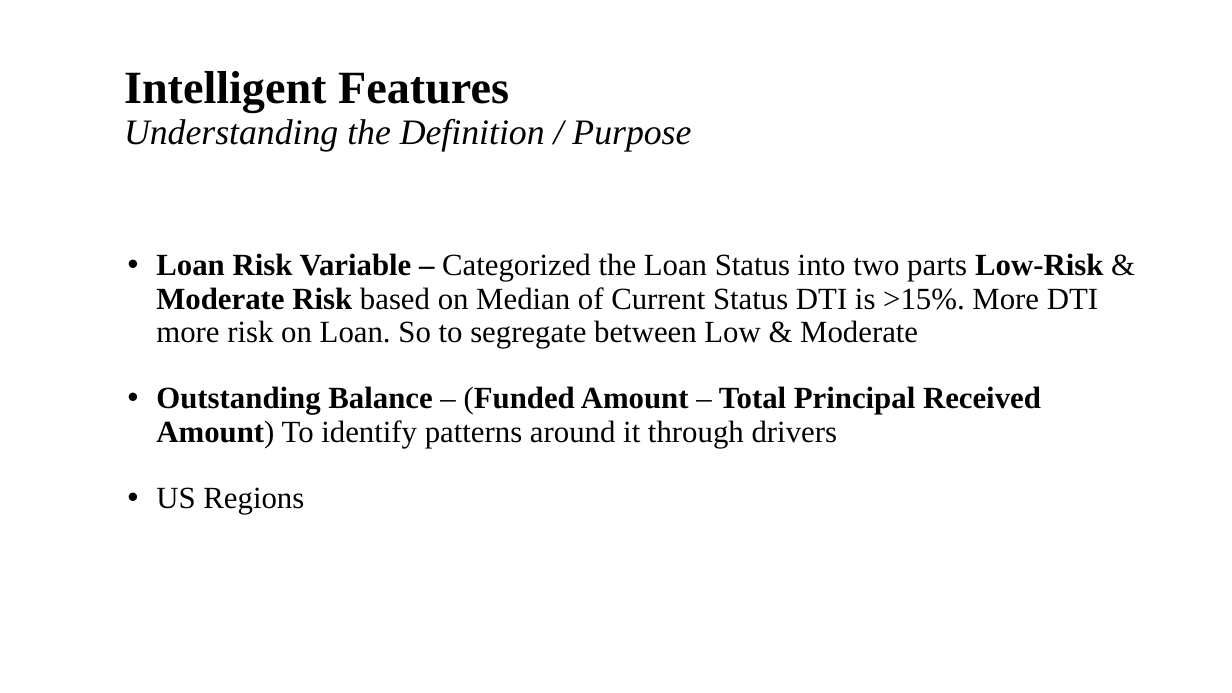
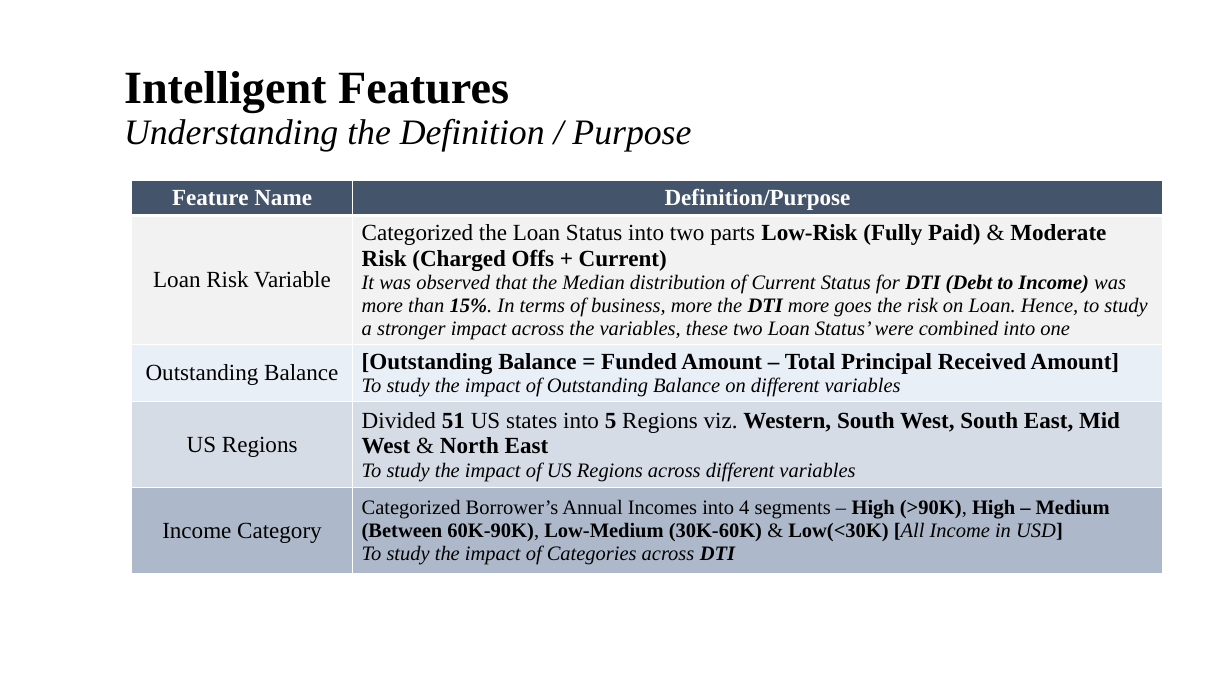
Before and after one commit to brijesh1100/P2-Gramener-Case-Study, a slide deck: slide 13 of Gramener_Case_Study_Presentation_SS.pptx. Drawn at 1232x693 pixels with LibreOffice and Linux fonts; fonts in the diff are those of the drawing; background and template pictures are left out. Boxes give left, top, right and bottom in pixels: in the first picture for what was removed or moved away, otherwise in the second. Text is boxed around its words. In the diff, an @@ line names an element or a change of style, - is before the commit and + after.

Commit message:
PPT Changes

```diff
--- a/Gramener_Case_Study_Presentation_SS.pptx
+++ b/Gramener_Case_Study_Presentation_SS.pptx
@@ table added at [132,180,1164,592], 5 rows, 2 columns @@
+Feature Name | Definition/Purpose
+Loan Risk Variable | Categorized the Loan Status into two parts Low-Risk (Fully Paid) & Moderate Risk (Charged Offs + Current) / It was observed that the Median distribution of Current Status for DTI (Debt to Income) was more than 15%. In terms of business, more the DTI more goes the risk on Loan. Hence, to study a stronger impact across the variables, these two Loan Status’ were combined into one
+Outstanding Balance | [Outstanding Balance = Funded Amount – Total Principal Received Amount] / To study the impact of Outstanding Balance on different variables
+US Regions | Divided 51 US states into 5 Regions viz. Western, South West, South East, Mid West & North East / To study the impact of US Regions across different variables
+Income Category | Categorized Borrower’s Annual Incomes into 4 segments – High (>90K), High – Medium (Between 60K-90K), Low-Medium (30K-60K) & Low(<30K) [All Income in USD] / To study the impact of Categories across DTI
@@ text removed at [156,253,1103,514] @@
-• Loan Risk Variable – Categorized the Loan Status into two parts Low-Risk & Moderate Risk based on Median of Current Status DTI is >15%. More DTI more risk on Loan. So to segregate between Low & Moderate
-• Outstanding Balance – (Funded Amount – Total Principal Received Amount) To identify patterns around it through drivers
-• US Regions
```
Also in this commit, not shown: 4 other slides changed.
